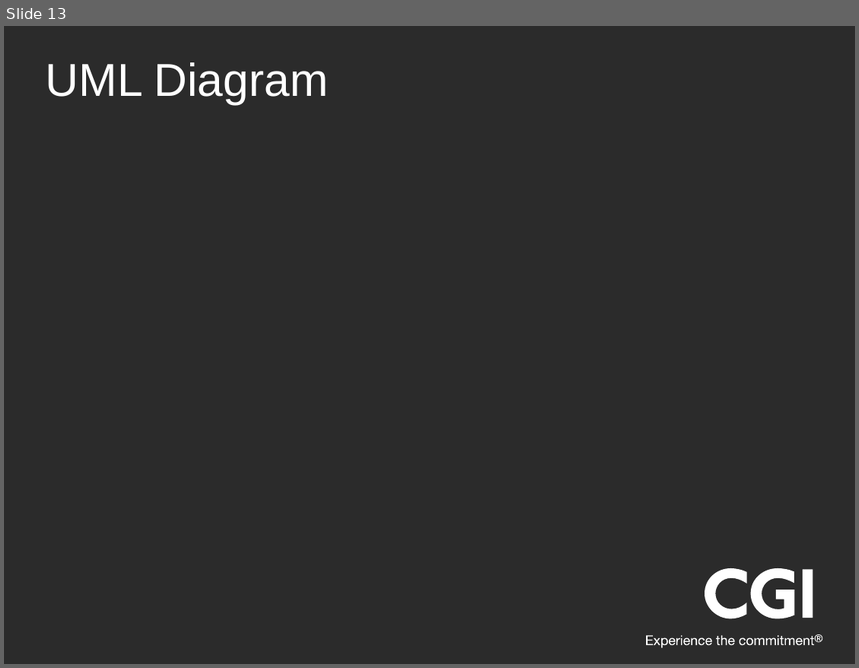
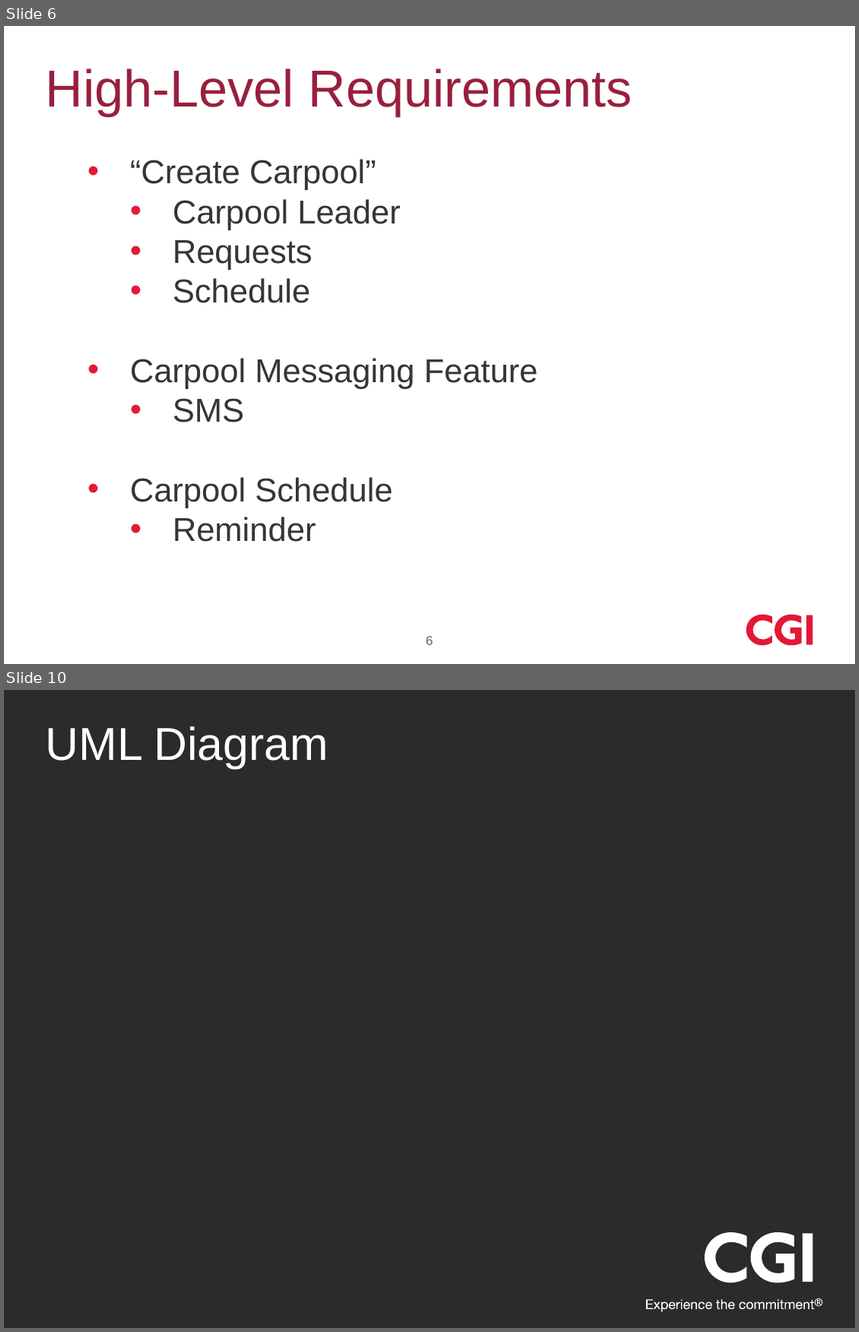
Before and after one commit to ChaseCGI/GoingGreen, a slide deck: Going Green Presentation.pptx. Shown one above the other, each under a label of ours: slide 13 before the commit, slides 6 and 10 after it; the slides between them are not shown. The pictures are 859x668 and 859x1332 pixels, drawn with LibreOffice and Linux fonts; fonts in the diff are those of the drawing; background and template pictures are left out; a plain dark background stands for a picture behind light text. Boxes give left, top, right and bottom in pixels: in the first picture for what was removed or moved away, otherwise in the second. Text is boxed around its words. In the diff, an @@ line names an element or a change of style, - is before the commit and + after.

Commit message:
Updated Requirements

```diff
--- a/Going Green Presentation.pptx
+++ b/Going Green Presentation.pptx
@@ slide 6 added at (4,26,855,664), background #FFFFFF @@
@@ title added at (46,69,633,116), 44 pt, text #991F3D @@
+High-Level Requirements
@@ text added at (130,159,538,542), 28 pt, text #363534 @@
+• “Create Carpool”
+  • Carpool Leader
+  • Requests
+  • Schedule
+• Carpool Messaging Feature
+  • SMS
+• Carpool Schedule
+  • Reminder
@@ freeform shape added at (747,615,772,645), fill #E31837 @@
@@ freeform shape added at (775,615,803,645), fill #E31837 @@
@@ rectangle added at (807,615,813,645), fill #E31837 @@
@@ page number added at (426,636,433,645), 11 pt, text #666666 @@
+6
@@ what was slide 13 is now slide 10 @@
```
Also in this commit, not shown: 2 slides changed, 7 other slides added, 10 slides removed, 3 other files.
